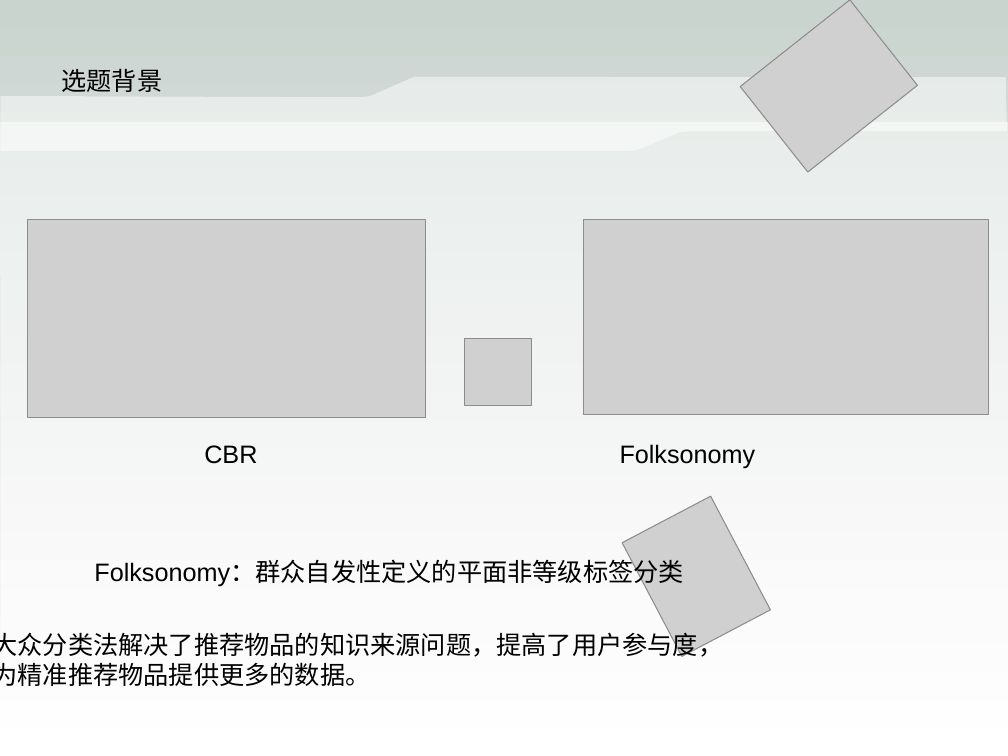
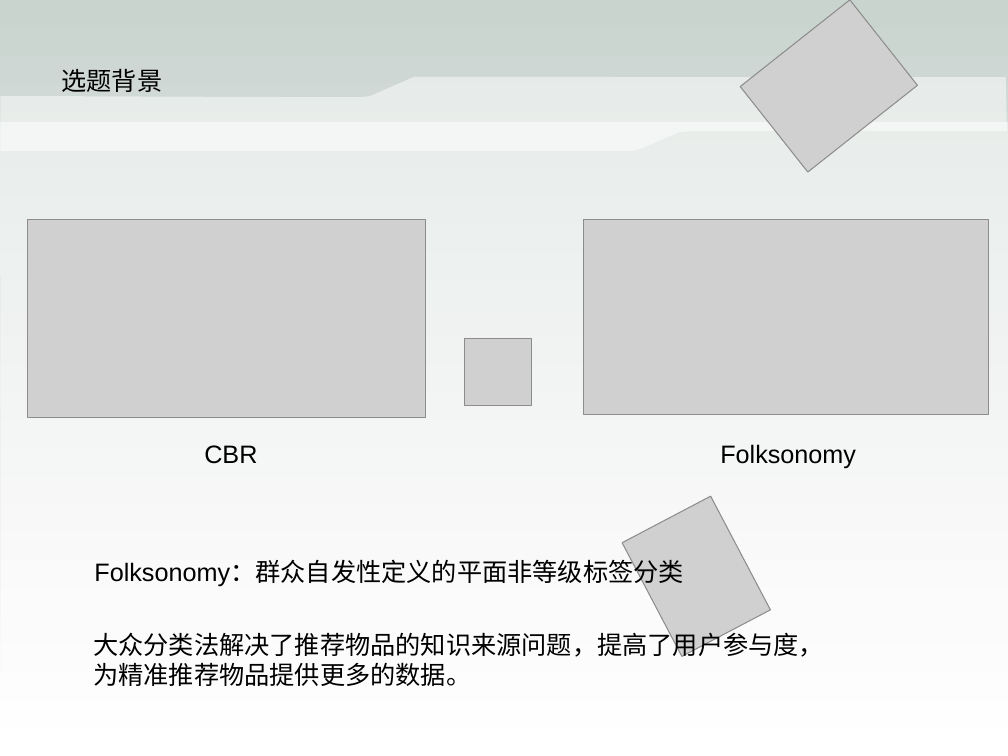
Before and after one commit to doomruin/Gradus, a slide deck: slide 5 of graduation fieldwork/中期答辩.ppt. Drawn at 1008x756 pixels with LibreOffice and Linux fonts; fonts in the diff are those of the drawing; grey boxes stand for pictures. Boxes give left, top, right and bottom in pixels: in the first picture for what was removed or moved away, otherwise in the second. Text is boxed around its words. In the diff, an @@ line names an element or a change of style, - is before the commit and + after.

```diff
--- a/graduation fieldwork/中期答辩.ppt
+++ b/graduation fieldwork/中期答辩.ppt
@@ text "Folksonomy" at <box>720,444,856,469</box>: indent changed @@
@@ text "Folksonomy": place and size @@
-text "Folksonomy" at <box>620,444,756,469</box>
+text "Folksonomy" at <box>720,444,856,469</box>
@@ text "大众分类法解决了推荐物品的知识来源问题，提高了用户参与度，": place and size @@
-text "大众分类法解决了推荐物品的知识来源问题，提高了用户参与度，" at <box>0,628,724,686</box>
+text "大众分类法解决了推荐物品的知识来源问题，提高了用户参与度，" at <box>93,628,824,686</box>
@@ text "大众分类法解决了推荐物品的知识来源问题，提高了用户参与度，" at <box>93,628,824,686</box>: indent changed @@
```
Also in this commit, not shown: 12 other slides changed, 1 slide added, 1 slide removed, 2 other files.
